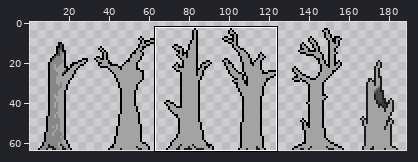
File history of a sprite sheet, Assets/_Main/Art/Sprites/dead-trees.png. Above, an overview of the earlier version with the close-up marked.
Close-up. First the earlier version:
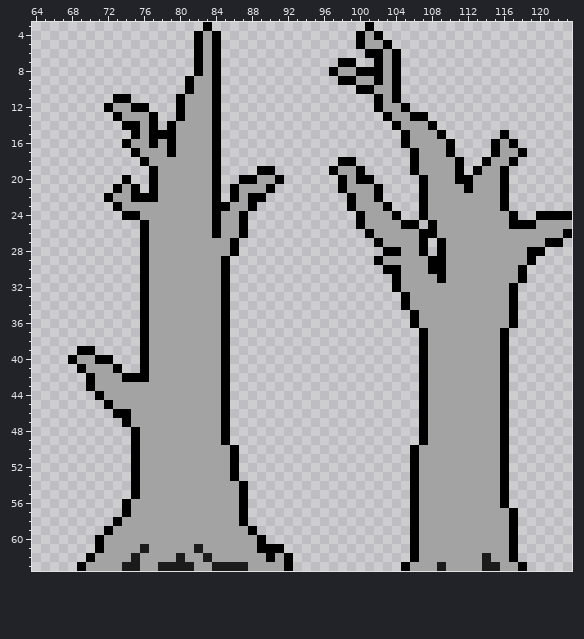
The file is 192x64 pixels. Colours within 5 levels of each other are drawn and written as one. Shown: x 64..123, y 3..63. The wide view leaves out empty margins. The commit also changed other parts of the picture, which this record leaves out.
The same view after the edit:
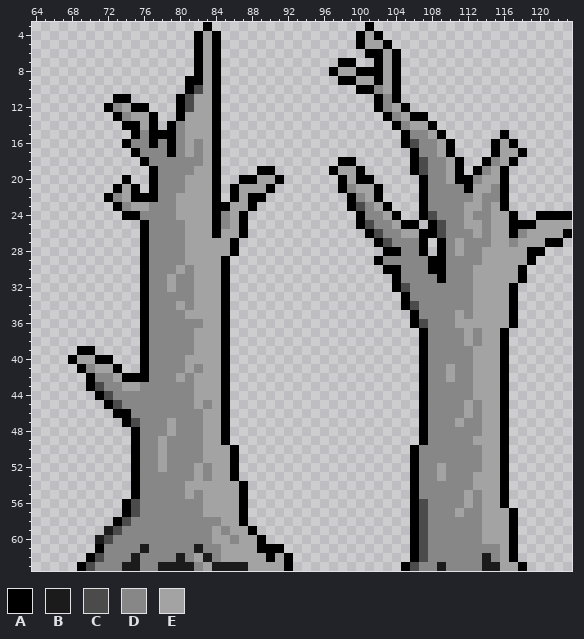
Palette (. is transparent): A #000000  B #1b1b1b  C #4b4b4b  D #878787  E #a3a3a3
The edit:
y 9: x 82 E -> A
y 10: x 82 E -> C; x 102 E -> D
y 11: x 81 E -> C; x 103 E -> D
y 12: x 73 E -> D; x 81 E -> C; x 103 E -> D
y 13: x 74 E -> D; x 104 E -> D
y 14: x 80 E -> D; x 105 E -> D
y 15: x 76 E -> D; x 80 E -> D; x 106..107 EE -> DD
y 16: x 75..76 EE -> DD; x 78 E -> D; x 80 E -> D; x 82 E -> D; x 106..108 EEE -> CDD
y 17: x 76..78 EEE -> DDD; x 80 E -> D; x 82 E -> D; x 107..108 EE -> DD
y 18: x 77..82 EEEEEE -> DDDDDD; x 107..109 EEE -> CDD; x 115 E -> D
y 19: x 78..81 EEEE -> DDDD; x 107..109 EEE -> CDD; x 114 E -> D
y 20: x 78..80 EEE -> DDD; x 108..109 EE -> DD; x 113 E -> D
y 21: x 78..80 EEE -> DDD; x 99 E -> D; x 108..111 EEEE -> DDDD; x 115 E -> D
y 22: x 73 E -> D; x 78..79 EE -> DD; x 100 E -> D; x 108..112 EEEEE -> DDDDD; x 114..115 EE -> DD
y 23: x 74 E -> D; x 77..79 EEE -> DDD; x 100..101 EE -> CD; x 108..111 EEEE -> DDDD; x 114 E -> D
y 24: x 76..79 EEEE -> DDDD; x 85 E -> D; x 101..102 EE -> DD; x 108..111 EEEE -> CDDD; x 113..114 EE -> DD
y 25: x 77..80 EEEE -> DDDD; x 85 E -> D; x 101..103 EEE -> CDD; x 109..111 EEE -> CDD; x 114 E -> D
y 26: x 77..80 EEEE -> DDDD; x 102..104 EEE -> CDD; x 109..112 EEEE -> CDDD; x 114 E -> D; x 117..118 EE -> AD
y 27: x 77..80 EEEE -> DDDD; x 103..106 EEEE -> CDDD; x 110 E -> D; x 112..114 EEE -> DDD; x 117 E -> D
y 28: x 77..80 EEEE -> DDDD; x 105..106 EE -> DD; x 110 E -> D; x 112..113 EE -> DD
y 29: x 77..80 EEEE -> DDDD; x 103..107 EEEEE -> DDDDD; x 110..113 EEEE -> DDDD
y 30: x 77..79 EEE -> DDD; x 81 E -> D; x 105..107 EEE -> DDD; x 110..112 EEE -> DDD
y 31: x 77..78 EE -> DD; x 80..81 EE -> DD; x 105..108 EEEE -> DDDD; x 110..112 EEE -> DDD
y 32: x 77..78 EE -> DD; x 80..81 EE -> DD; x 105..112 EEEEEEEE -> CDDDDDDD
y 33: x 77..81 EEEEE -> DDDDD; x 106..112 EEEEEEE -> DDDDDDD
y 34: x 77..79 EEE -> DDD; x 81 E -> D; x 106..112 EEEEEEE -> CDDDDDD
y 35: x 77..80 EEEE -> DDDD; x 107..110 EEEE -> DDDD; x 112 E -> D
y 36: x 77..82 EEEEEE -> DDDDDD; x 107..110 EEEE -> CDDD
y 37..38: x 77..81 EEEEE -> DDDDD; x 108..111 EEEE -> DDDD; x 113 E -> D
y 39: x 77..81 EEEEE -> DDDDD; x 108..112 EEEEE -> DDDDD
y 40: x 77..80 EEEE -> DDDD; x 108..112 EEEEE -> DDDDD
y 41: x 70 E -> D; x 77..80 EEEE -> DDDD; x 82 E -> D; x 108..109 EE -> DD; x 111..112 EE -> DD
y 42: x 71..72 EE -> DD; x 77..79 EEE -> DDD; x 81 E -> D; x 108..109 EE -> DD; x 111..112 EE -> DD
y 43: x 71..73 EEE -> CDD; x 76..81 EEEEEE -> DDDDDD; x 108..112 EEEEE -> DDDDD
y 44: x 72..81 EEEEEEEEEE -> CDDDDDDDDD; x 108..112 EEEEE -> DDDDD
y 45: x 73..81 EEEEEEEEE -> CDDDDDDDD; x 83 E -> D; x 108..111 EEEE -> DDDD; x 113 E -> D
y 46: x 75..82 EEEEEEEE -> DDDDDDDD; x 108..111 EEEE -> DDDD; x 113 E -> D
y 47: x 75..78 EEEE -> CDDD; x 80..82 EEE -> DDD; x 108..110 EEE -> DDD; x 112..113 EE -> DD
y 48: x 76..78 EEE -> DDD; x 80..82 EEE -> DDD; x 108..113 EEEEEE -> DDDDDD
y 49: x 76..77 EE -> DD; x 79..82 EEEE -> DDDD; x 108..112 EEEEE -> DDDDD
y 50..51: x 76..77 EE -> DD; x 79..82 EEEE -> DDDD; x 107..113 EEEEEEE -> DDDDDDD
y 52: x 76..77 EE -> DD; x 79..81 EEE -> DDD; x 83 E -> D; x 107..108 EE -> DD; x 110..113 EEEE -> DDDD
y 53: x 76..81 EEEEEE -> DDDDDD; x 83 E -> D; x 107..108 EE -> DD; x 110..112 EEE -> DDD
y 54: x 76..80 EEEEE -> DDDDD; x 107..112 EEEEEE -> DDDDDD
y 55: x 76..80 EEEEE -> DDDDD; x 82 E -> D; x 107..111 EEEEE -> DDDDD; x 113 E -> D
y 56: x 75..82 EEEEEEEE -> CDDDDDDD; x 107..111 EEEEE -> CDDDD; x 113 E -> D
y 57: x 75..82 EEEEEEEE -> CDDDDDDD; x 107..110 EEEE -> CDDD; x 112..113 EE -> DD
y 58: x 74..84 EEEEEEEEEEE -> CDDDDDDDDDD; x 107..113 EEEEEEE -> CDDDDDD
y 59: x 72..83 AEEEEEEEEEEE -> BCDDDDDDDDDD; x 85 E -> D; x 107..113 EEEEEEE -> CDDDDDD
y 60: x 71..83 AEEEEEEEEEEEE -> BCDDDDDDDDDDD; x 86 E -> D; x 107..113 EEEEEEE -> CDDDDDD
y 61: x 72..75 EEEE -> DDDD; x 77..81 EEEEE -> DDDDD; x 83..84 EE -> DD; x 107..115 EEEEEEEEE -> CDDDDDDDD
y 62: x 71..74 EEEE -> CDDD; x 76..79 EEEE -> DDDD; x 81 E -> D; x 84 E -> D; x 107..113 EEEEEEE -> CDDDDDD; x 115 E -> D
y 63: x 70..73 EEEE -> CDDD; x 76..77 EE -> DD; x 82 E -> D; x 106..108 EEE -> CDD; x 110..113 EEEE -> DDDD
